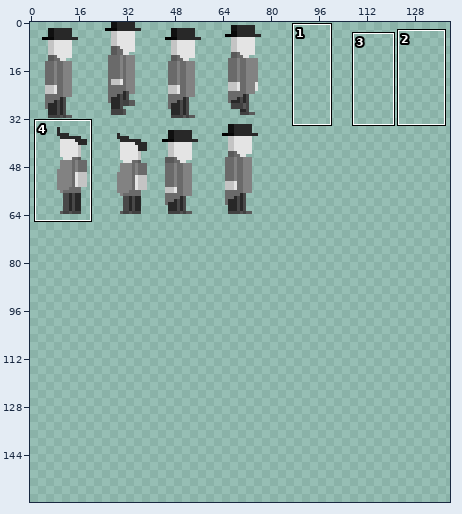
Edited in one commit: sprite sheet (Imagenes/npcspritesheet.png). Above: a wide view before the commit, with the close-up outlined.
Close-up. Before:
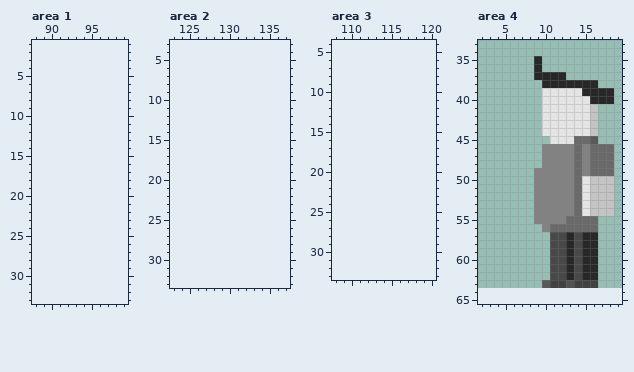
The file is 560x448 pixels, drawn in blocks of 7x7; one block is one cell here. Colours within 5 levels of each other are drawn and written as one. Shown: area 1: x 88..99, y 1..33; area 2: x 123..137, y 3..33; area 3: x 108..120, y 4..33; area 4: x 2..19, y 33..65. The old version is drawn lined up with the new one, on the new canvas. The commit also changed other parts of the picture, which this record leaves out.
Once edited:
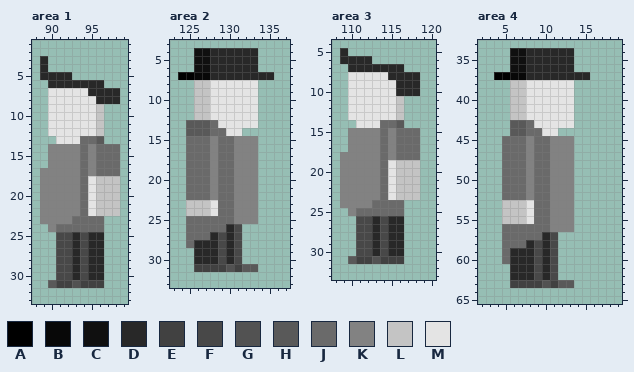
Palette (. is transparent): A #000000  B #080808  C #101010  D #282828  E #414141  F #484848  G #525252  H #595959  J #6a6a6a  K #828282  L #c4c4c4  M #e4e4e4
What changed:
canvas 80x64 -> 140x160
Changed rows in their new state; - is an unchanged pixel.
Area 1:
first column x 89:
 3 D---------
 4 D---------
 5 DDDD------
 6 -DDDDDDD--
 7 -MMMMMDDDD
 8 -MMMMMMDDD
 9 -MMMMMML--
10 -MMMMMML--
11 -MMMMMML--
12 -MMMMMML--
13 --MMMJJH--
14 -KKKKJKJJJ
15 -KKKKJKJJJ
16 -KKKKJKJJJ
17 KKKKKJKJJJ
18 KKKKKJMLLL
19 KKKKKJMLLL
20 KKKKKJMLLL
21 KKKKKJMLLL
22 KKKKKJMLLL
23 KKKKJJJJ--
24 -KJJJJJJ--
25 --FFDFDD--
26 --FFDFDD--
27 --FFDFDD--
28 --FFDFDD--
29 --FFDFDD--
30 --FFDFDD--
31 -HEEGEEE--
Area 2:
first column x 124:
 4 --CCDDDDDD--
 5 --CCDDDDDD--
 6 --CCDDDDDD--
 7 AABBDDDDDDDD
 8 --LLMMMMMM--
 9 --LLMMMMMM--
10 --LLMMMMMM--
11 --LLMMMMMM--
12 --LLMMMMMM--
13 -HHHJMMMMM--
14 -HHHJJMM----
15 -JJJKJJKKK--
16 -JJJKJJKKK--
17 -JJJKJJKKK--
18 -JJJKJJKKK--
19 -JJJKJJKKK--
20 -JJJKJJKKK--
21 -JJJKJJKKK--
22 -JJJKJJKKK--
23 -LLLMJJKKK--
24 -LLLMJJKKK--
25 -JJJJJJKKK--
26 -JJJJJDF----
27 -JJJDFDF----
28 -JDDDFDF----
29 --DDDFDF----
30 --DDDFDF----
31 --EEEEGEHH--
Area 3:
first column x 109:
 5 D---------
 6 DDDD------
 7 -DDDDDDD--
 8 -MMMMMDDDD
 9 -MMMMMMDDD
10 -MMMMMMDDD
11 -MMMMMML--
12 -MMMMMML--
13 -MMMMMML--
14 --MMMJJH--
15 -KKKKJKJJJ
16 -KKKKJKJJJ
17 -KKKKJKJJJ
18 KKKKKJKJJJ
19 KKKKKJMLLL
20 KKKKKJMLLL
21 KKKKKJMLLL
22 KKKKKJMLLL
23 KKKKKJMLLL
24 KKKKJJJJ--
25 -KJJJJJJ--
26 --FFDFDD--
27 --FFDFDD--
28 --FFDFDD--
29 --FFDFDD--
30 --FFDFDD--
31 -HEEGEEE--
Area 4:
first column x 4:
34 --CCDDDDDD-----
35 --CCD-DDDD-----
36 --CCD-DDDD-----
37 AABBD----DDD---
38 --LLMMMMMM...--
39 --LLMM----.....
40 --LLMM----.....
41 --LLMM----...--
42 --LLMM----...--
43 --HHJM----...--
44 --HHJJ--.....--
45 -JJJKJJKKK...--
46 -JJJKJJ---.....
47 -JJJKJJ---.....
48 -JJJKJJ---.....
49 -JJJKJJ---.....
50 -JJJKJJ---.....
51 -JJJKJJ---.....
52 -JJJKJJ---.....
53 -LLLMJJ---.....
54 -LLLMJJ---.....
55 -LLLMJJ--K...--
56 -JJJJJJKKK...--
57 -JJJJJD-.....--
58 -JJJDFD-.....--
59 -JDDDFD-.....--
60 -JDDDFD-.....--
61 --DDDFD-.....--
62 --DDDFD-.....--
63 --EEEEG-HH...--
Pixel boxes of the changes (left, top, right, bottom) in both close-ups:
added: (40, 56, 120, 288)
added: (178, 48, 274, 272)
added: (340, 48, 420, 264)
changed: (494, 48, 614, 288)
